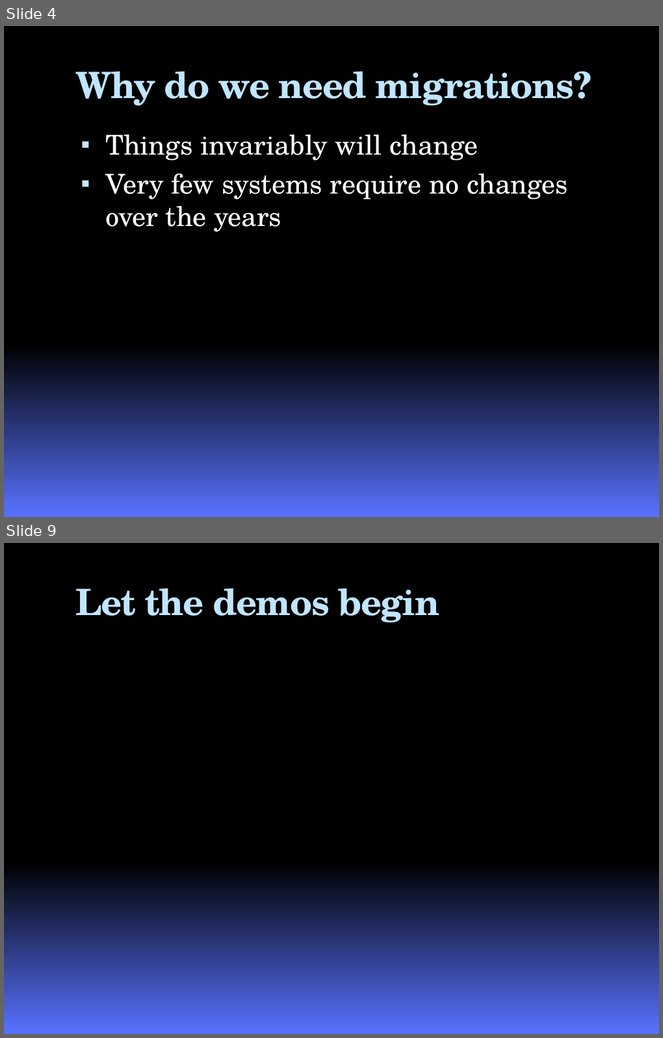
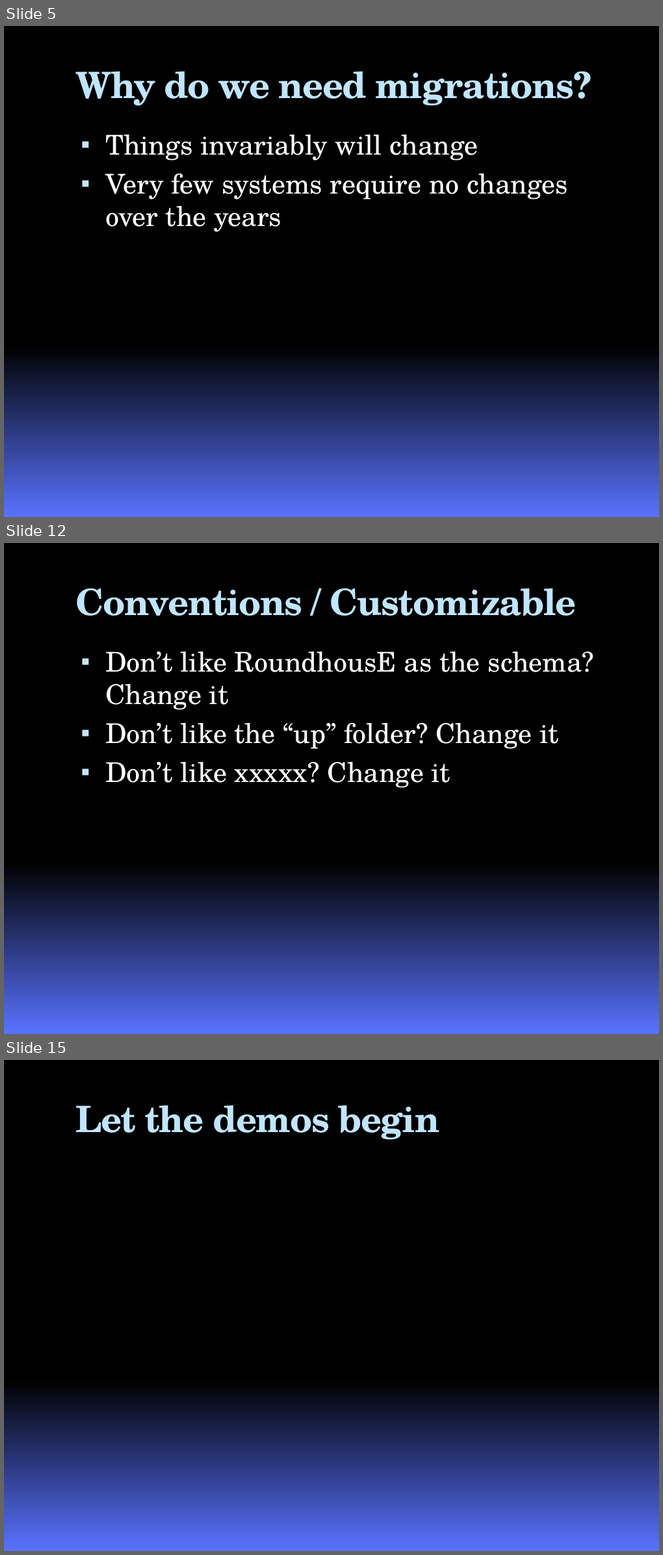
Before and after one commit to google-code-export/roundhouse, a slide deck: branches/nhibernate/docs/RoundhousEPresentation.pptx. Shown one above the other, each under a label of ours: slides 4 and 9 before the commit, slides 5, 12 and 15 after it; the slides between them are not shown. The pictures are 663x1038 and 663x1555 pixels, drawn with LibreOffice and Linux fonts; fonts in the diff are those of the drawing; background and template pictures are left out. Boxes give left, top, right and bottom in pixels: in the first picture for what was removed or moved away, otherwise in the second. Text is boxed around its words. In the diff, an @@ line names an element or a change of style, - is before the commit and + after.

```diff
--- a/branches/nhibernate/docs/RoundhousEPresentation.pptx
+++ b/branches/nhibernate/docs/RoundhousEPresentation.pptx
@@ slide 12 added at box(4, 543, 659, 1034), background gradient #000000 to #5972FF @@
@@ title added at box(76, 588, 577, 616), 40 pt, text #C0E5FF, bold @@
+Conventions / Customizable
@@ text added at box(105, 652, 594, 788), 30 pt, text #FFFFFF @@
+▪ Don’t like RoundhousE as the schema? Change it
+▪ Don’t like the “up” folder? Change it
+▪ Don’t like xxxxx? Change it
@@ what was slide 4 is now slide 5 @@
@@ what was slide 9 is now slide 15 @@
```
Also in this commit, not shown: 2 slides changed, 8 other slides added, 3 slides removed, 44 other files.
